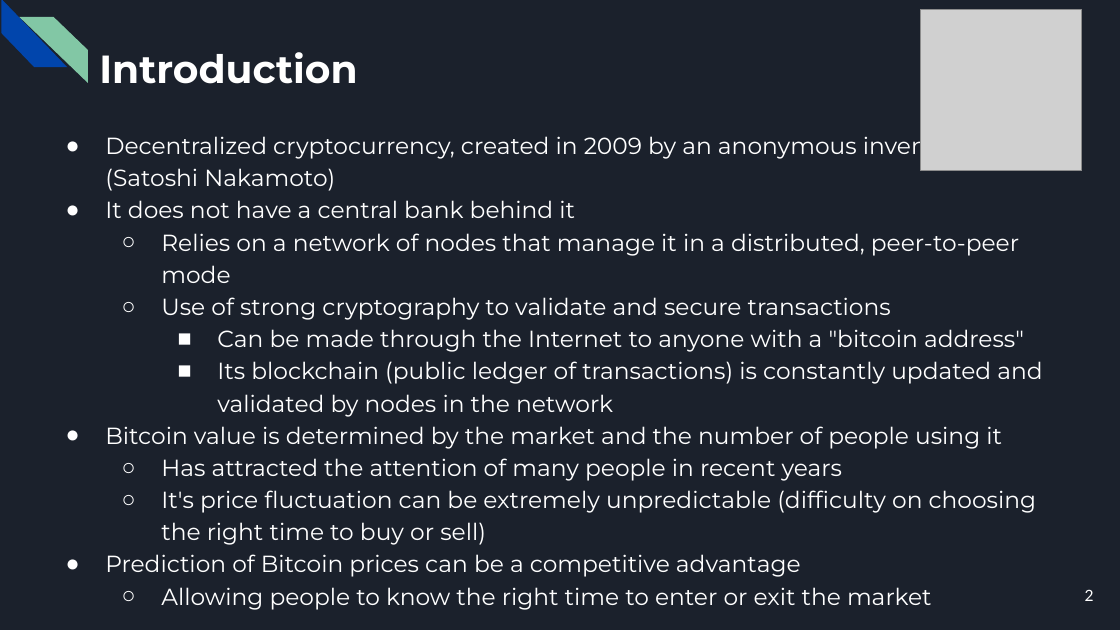
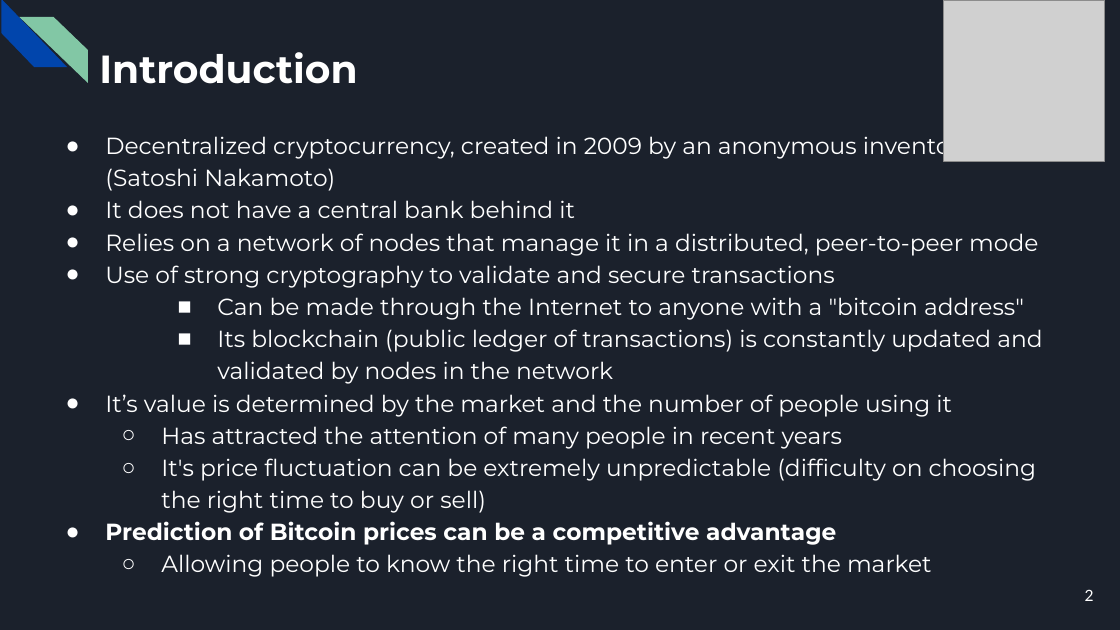
Before and after one commit to CorsiDanilo/bitcoin-price-prediction-with-pyspark, a slide deck: slide 2 of presentation/presentation.pptx. Drawn at 1120x630 pixels with LibreOffice and Linux fonts; fonts in the diff are those of the drawing; grey boxes stand for pictures. Boxes give left, top, right and bottom in pixels: in the first picture for what was removed or moved away, otherwise in the second. Text is boxed around its words. In the diff, an @@ line names an element or a change of style, - is before the commit and + after.

```diff
--- a/presentation/presentation.pptx
+++ b/presentation/presentation.pptx
@@ picture: place and size @@
-picture at (921,10,1082,171)
+picture at (944,0,1105,161)
@@ text at (105,233,1038,545): bold on in "Prediction of Bitcoin prices can be a ..."; bullet ○ to ●; list level 2 to 1 in "Relies on a network of ..."; list level 2 to 1 in "Use of strong cryptography to ..." @@
@@ text at (105,394,952,417): text changed @@
-● Bitcoin value is determined by the market and the number of people using it
+● It’s value is determined by the market and the number of people using it
```
Also in this commit, not shown: 13 other slides changed, 1 slide removed, 27 other files.
